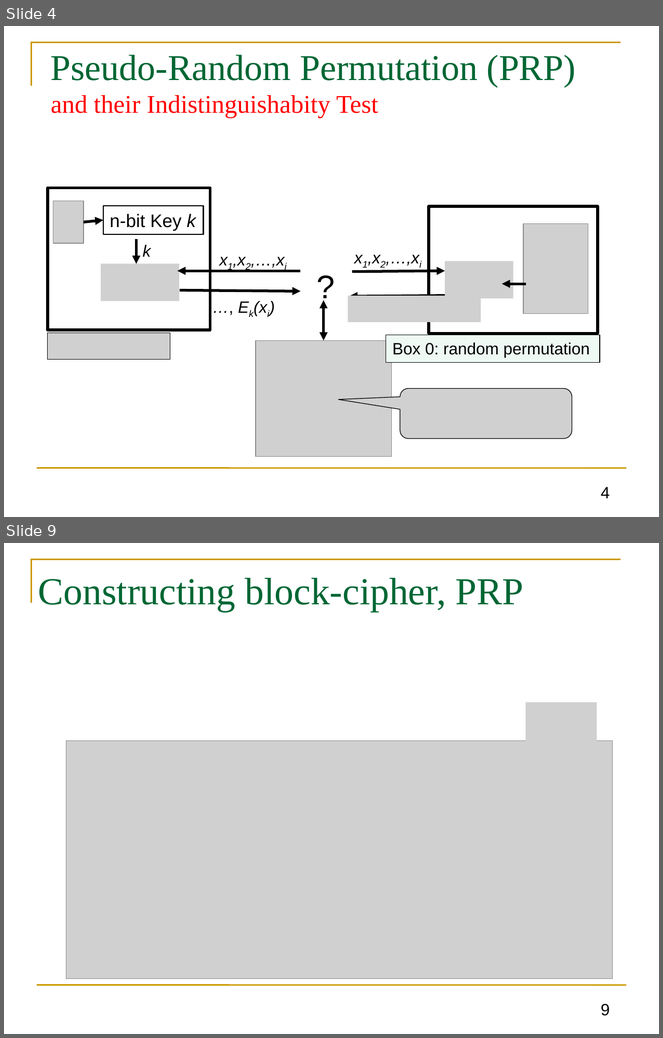
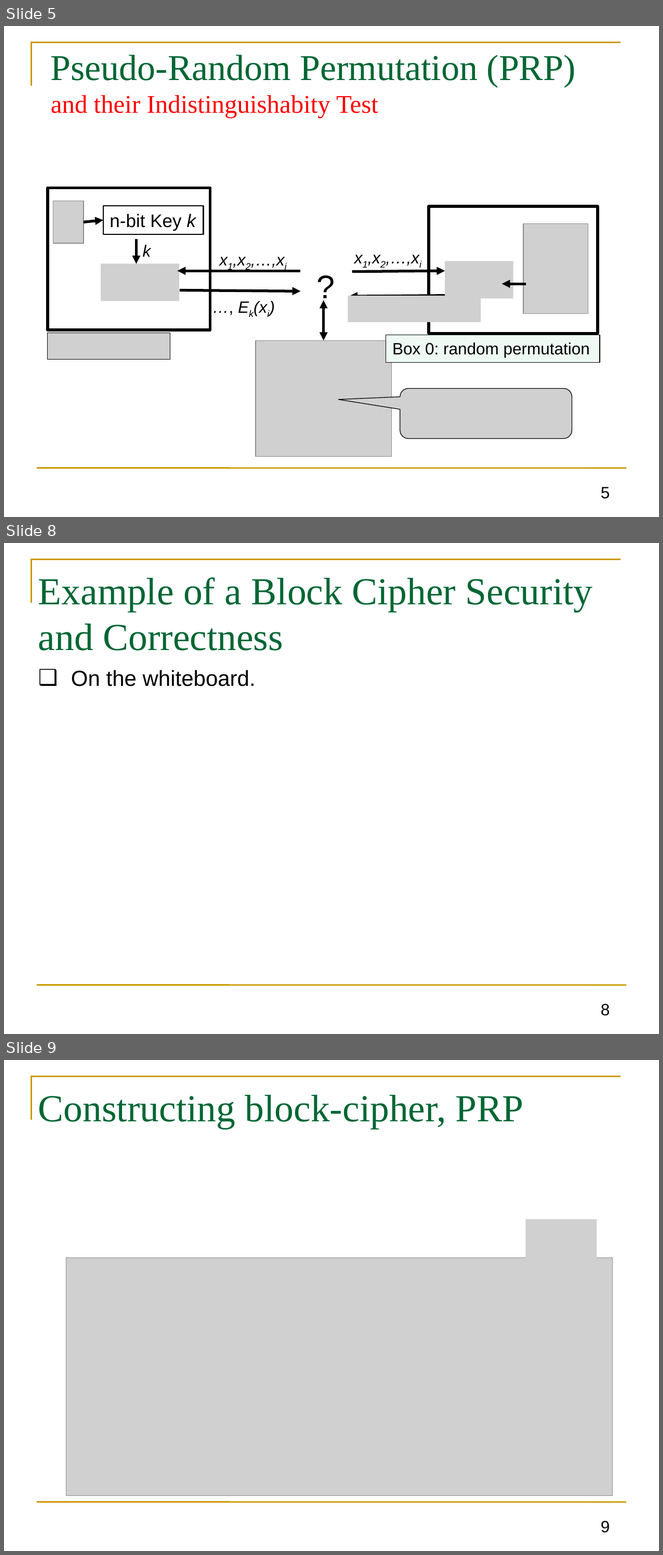
Before and after one commit to GhadaAlmashaqbeh/GhadaAlmashaqbeh.github.io, a slide deck: courses/cse3400-s2021/lecture4.pptx. Shown one above the other, each under a label of ours: slides 4 and 9 before the commit, slides 5, 8 and 9 after it; the slides between them are not shown. The pictures are 663x1038 and 663x1555 pixels, drawn with LibreOffice and Linux fonts; fonts in the diff are those of the drawing; grey boxes stand for pictures. Boxes give left, top, right and bottom in pixels: in the first picture for what was removed or moved away, otherwise in the second. Text is boxed around its words. In the diff, an @@ line names an element or a change of style, - is before the commit and + after.

```diff
--- a/courses/cse3400-s2021/lecture4.pptx
+++ b/courses/cse3400-s2021/lecture4.pptx
@@ slide 8 added at (4, 543, 659, 1034), background #FFFFFF; not listed: 2 template elements that a slide beside it also shows @@
@@ title added at (38, 577, 593, 651), 42 pt, text #006633 @@
+Example of a Block Cipher Security and Correctness
@@ text added at (71, 670, 256, 687), 24 pt, text #000000 @@
+❑ On the whiteboard.
@@ page number added at (601, 1004, 610, 1016), 18 pt, text #000000 @@
+8
@@ what was slide 4 is now slide 5 @@
@@ page number at (601, 487, 610, 499): text changed @@
-4
+5
```
Also in this commit, not shown: 5 slides changed, 2 other slides added, 2 slides removed, 2 other files.
